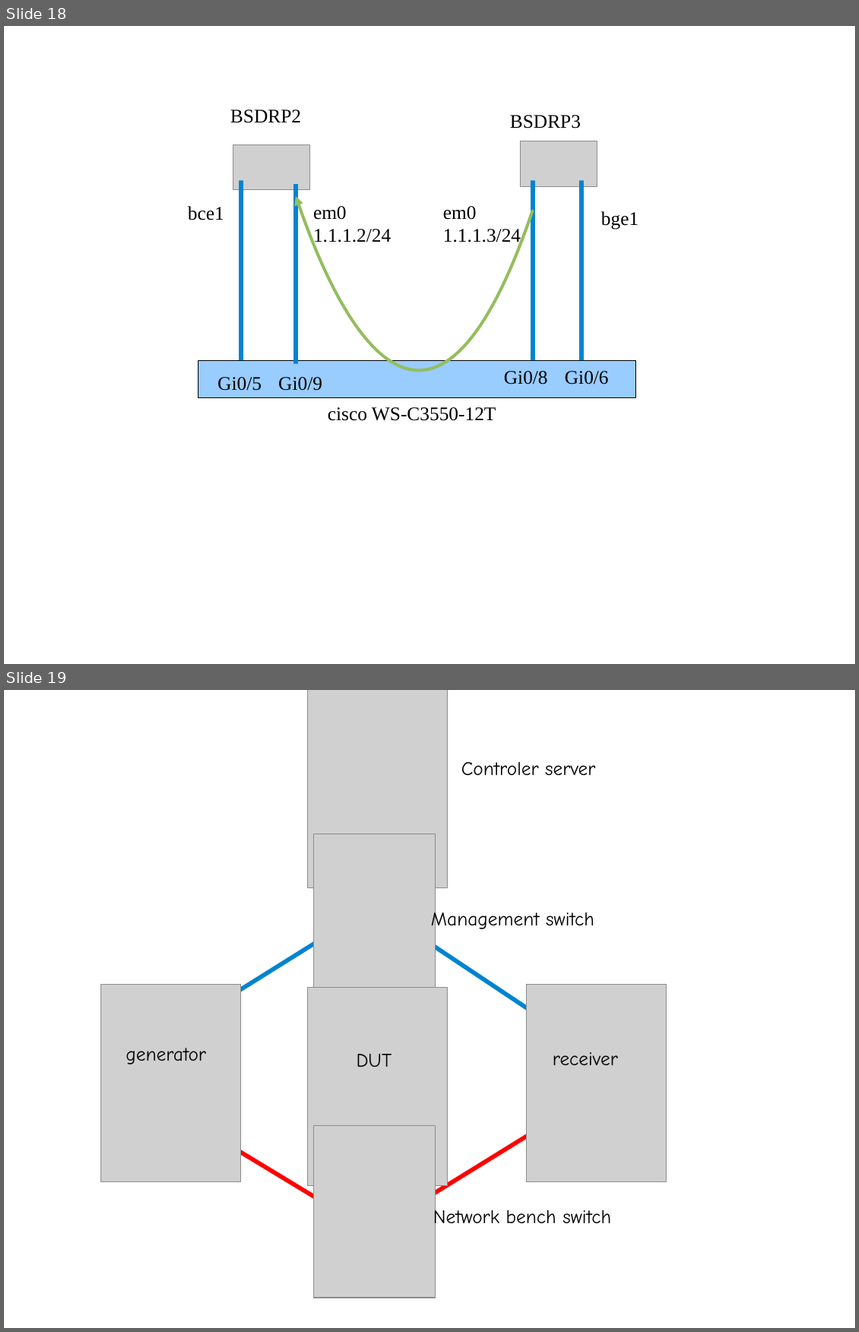
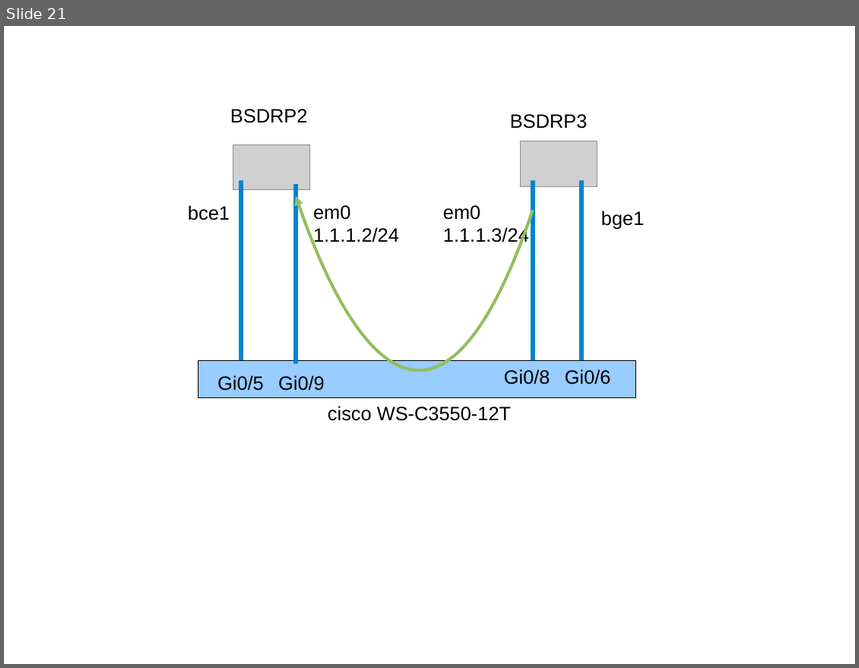
Before and after one commit to ocochard/BSDRP, a slide deck: trunk/docs/labs.examples.odp. Shown one above the other, each under a label of ours: slides 18 and 19 before the commit, slide 21 after it. The pictures are 859x1332 and 859x668 pixels, drawn with LibreOffice and Linux fonts; fonts in the diff are those of the drawing; grey boxes stand for pictures. Boxes give left, top, right and bottom in pixels: in the first picture for what was removed or moved away, otherwise in the second. Text is boxed around its words. In the diff, an @@ line names an element or a change of style, - is before the commit and + after.

```diff
--- a/trunk/docs/labs.examples.odp
+++ b/trunk/docs/labs.examples.odp
@@ slide 19 removed at (4,690,855,1328), background #FFFFFF @@
@@ picture removed at (308,690,448,888) @@
@@ text removed at (462,762,595,775) @@
-Controler server
@@ line removed from (375, 793) to (375, 1055) @@
@@ picture removed at (315,834,436,1007) @@
@@ text removed at (431,909,595,932) @@
-Management switch
@@ line removed from (351, 921) to (156, 1043) @@
@@ line removed from (405, 927) to (588, 1049) @@
@@ picture removed at (101,985,241,1182) @@
@@ picture removed at (527,985,667,1182) @@
@@ picture removed at (308,988,448,1186) @@
@@ text removed at (126,1048,206,1065) @@
-generator
@@ text removed at (357,1054,392,1067) @@
-DUT
@@ text removed at (553,1053,618,1065) @@
-receiver
@@ line removed from (150, 1098) to (351, 1219) @@
@@ line removed from (351, 1079) to (351, 1207) @@
@@ line removed from (393, 1079) to (393, 1207) @@
@@ line removed from (601, 1091) to (393, 1219) @@
@@ picture removed at (315,1126,436,1299) @@
@@ text removed at (433,1207,611,1230) @@
-Network bench switch
@@ what was slide 18 is now slide 21 @@
@@ slide 21 changed as well @@
@@ font Times New Roman to Arial in 11 elements at (218,376,264,391), (565,370,611,385), (504,370,550,385), (278,376,325,391), (230,109,308,123), (510,114,588,129), (601,211,644,229), (188,205,230,221), (313,205,399,246), (443,205,529,246), (328,406,511,421) @@
```
Also in this commit, not shown: 16 other slides changed, 4 slides added, 1 other slide removed, 1 other file.
